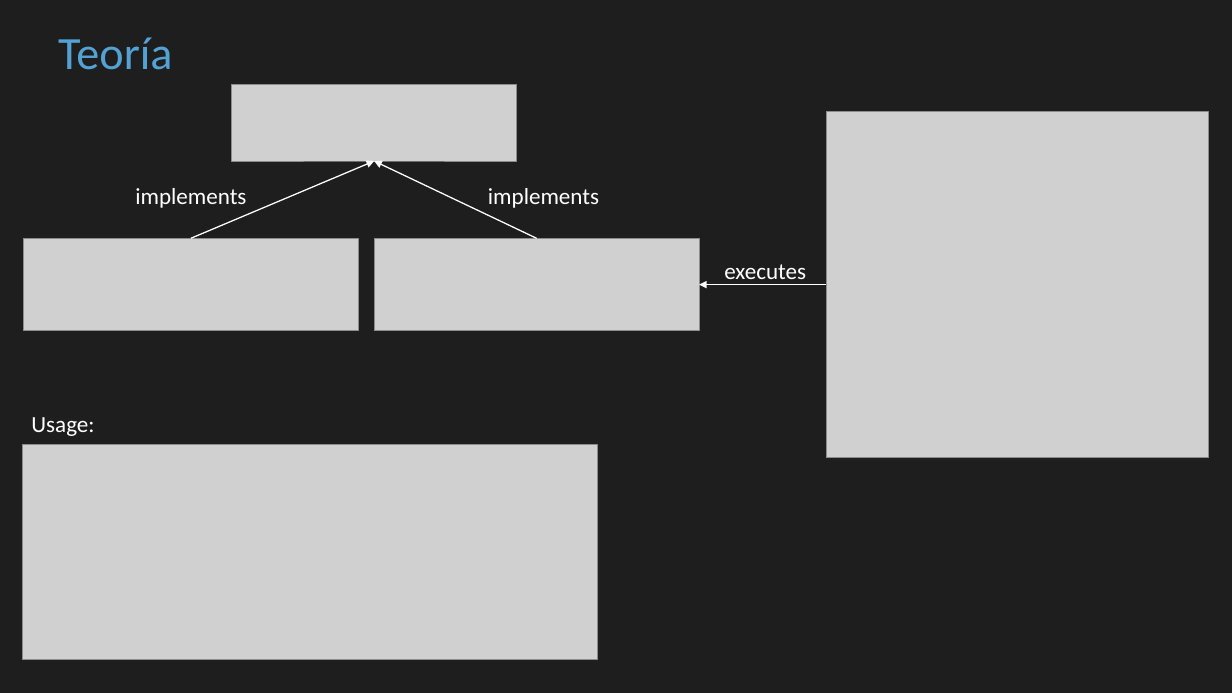
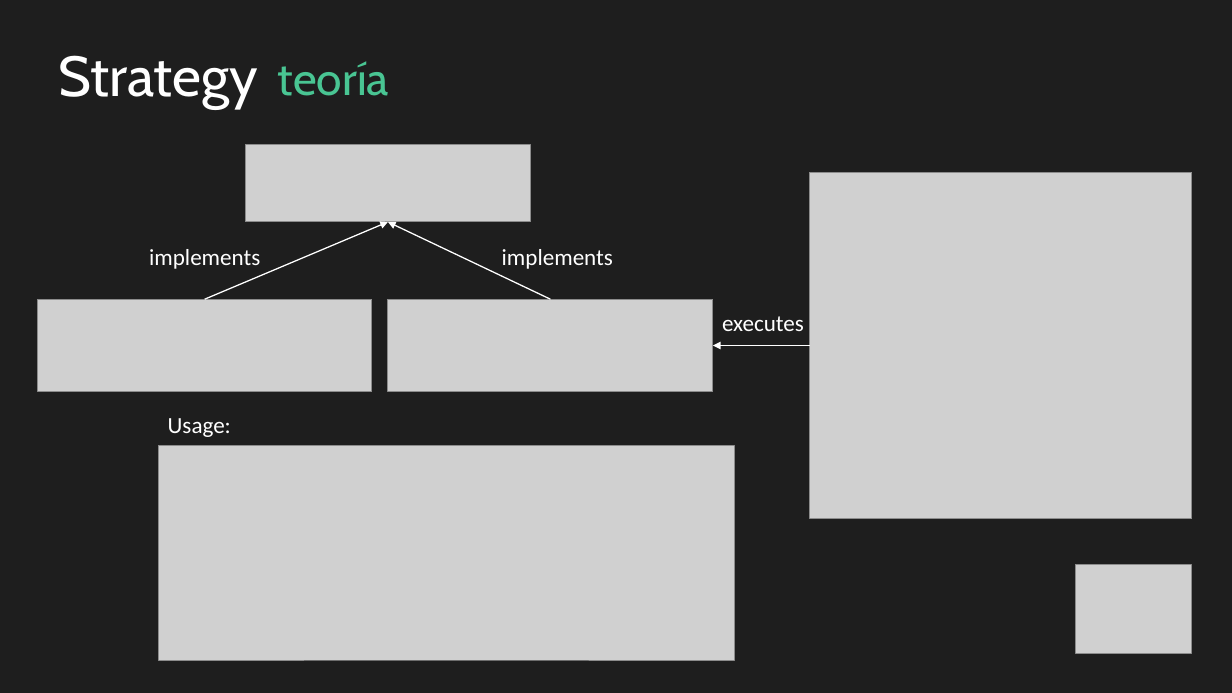
Before and after one commit to cbastos/jsdaycan2019-typescript-patterns, a slide deck: slide 20 of slides/Patrones de diseño con Typescript en el mundo real.pptx (slide 31 before the commit). Drawn at 1232x693 pixels with LibreOffice and Linux fonts; fonts in the diff are those of the drawing; grey boxes stand for pictures. Boxes give left, top, right and bottom in pixels: in the first picture for what was removed or moved away, otherwise in the second. Text is boxed around its words. In the diff, an @@ line names an element or a change of style, - is before the commit and + after.

```diff
--- a/slides/Patrones de diseño con Typescript en el mundo real.pptx
+++ b/slides/Patrones de diseño con Typescript en el mundo real.pptx
@@ text added at [58, 55, 258, 109], 44 pt, text #FFFFFF @@
+Strategy
@@ text at [278, 61, 389, 96]: text changed; font Calibri to Cabin; text colour #53A2D3 to #49C593 @@
-Teoría
+teoría
@@ picture: place and size @@
-picture at [826, 112, 1209, 458]
+picture at [810, 172, 1192, 518]
@@ 3 pictures, 2 texts, 2 arrows: place and size @@
-3 pictures, 2 texts, 2 arrows at [24, 84, 700, 331]
+3 pictures, 2 texts, 2 arrows at [38, 145, 714, 392]
@@ text "executes" rewrapped from [724, 264, 806, 285] to [722, 316, 804, 331] @@
@@ arrow moved from (826, 285) - (700, 285) to (810, 346) - (714, 346) @@
@@ text "Usage:": place and size @@
-text "Usage:" at [31, 417, 94, 436]
+text "Usage:" at [168, 418, 231, 437]
@@ picture: place and size @@
-picture at [22, 445, 598, 659]
+picture at [159, 445, 735, 660]
@@ picture added at [1075, 565, 1192, 653] @@
```
Also in this commit, not shown: 27 other slides changed, 5 slides added, 21 slides removed.
